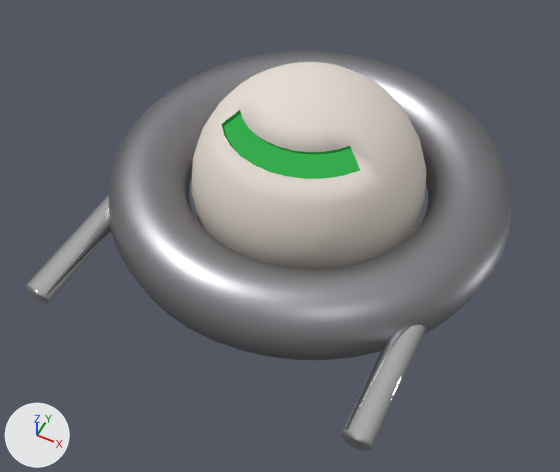
Two versions of the Blender file Capstone3D/Assets/Models/shipGun.blend, one commit apart.
One viewpoint serves both versions: a 50 mm lens placed at (0.349, -0.798, 0.871), pointed at (-0.009, -0.081, -0.025). Lighting does not change. The marker at lower left points along +X, +Y and +Z.

Before the edit, the objects in view are built like this:
```python
ob_cylinder = bpy.data.objects.new('Cylinder', me_cylinder)
ob_cylinder.parent = ob_torus
ob_cylinder.location = (1.3, -1.079, -0.0305)
ob_cylinder.rotation_euler = (1.571, 0.0, 0.0)  # degrees (90, 0, 0)
ob_cylinder.scale = (-0.111, -0.111, -0.934)
ob_cylinder_001 = bpy.data.objects.new('Cylinder.001', me_cylinder_001)
ob_cylinder_001.parent = ob_torus
ob_cylinder_001.location = (-1.36, -1.052, -0.0306)
ob_cylinder_001.rotation_euler = (1.571, 0.0, 0.0)  # degrees (90, 0, 0)
ob_cylinder_001.scale = (-0.111, -0.111, -0.934)
ob_sphere = bpy.data.objects.new('Sphere', me_sphere)
ob_sphere.location = (0.002, -0.006, 0.033)
ob_sphere.scale = (0.18, 0.18, 0.18)
ob_torus = bpy.data.objects.new('Torus', me_torus)
ob_torus.location = (0.001, -0.004, 0.023)
ob_torus.scale = (0.247, 0.247, 0.247)
```
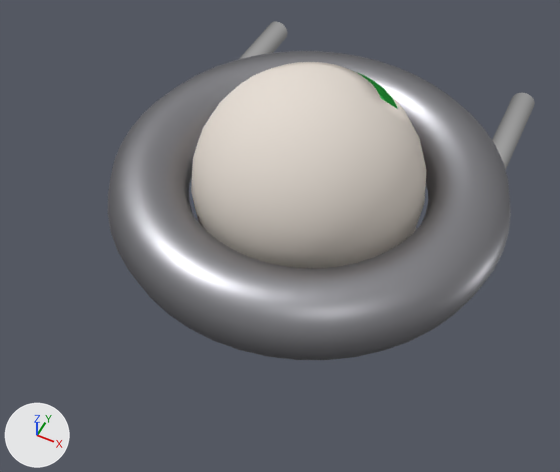
Where the change shows, as pixel boxes (x1, y1, x2, y2) in the pictures (560 x 472 px; the box of a moved part takes in the faces that stretch with it):
```json
{"object": "Torus", "change": "turned", "before": [108, 51, 511, 360], "after": [108, 51, 511, 360]}
{"object": "Cylinder", "change": "turned, moved, rescaled", "before": [341, 325, 426, 451], "after": [238, 21, 288, 60]}
{"object": "Cylinder.001", "change": "turned, moved, rescaled", "before": [25, 195, 111, 305], "after": [492, 93, 535, 170]}
{"part": 1, "of": "me_sphere", "change": "moved or reshaped", "before": [219, 62, 408, 201], "after": [219, 62, 408, 201]}
```

Scene script edits in JSON lines:
```json
{"block": "me_sphere", "where": "me_sphere.from_pydata(...)  # 504 vertices, 534 faces; spans x -1.0..1.0, y -1.0..1.0, z -1.0..1.0"}
{"block": "me_sphere", "where": "# used by ob_sphere; location = (0.002, -0.006, 0.033); scale = (0.18, 0.18, 0.18)"}
{"block": "me_sphere", "change": "me_sphere part 1: the whole mesh is turned -180 degrees about the z axis through its middle"}
{"op": "set", "path": "ob_torus.rotation_euler", "old": "(0.0, 0.0, 0.0)", "new": "(0.0, 0.0, 6.283)", "note": "degrees (0, 0, 0) -> degrees (0, 0, 360)"}
{"op": "set", "path": "ob_cylinder_001.matrix_parent_inverse", "old": "Matrix(((0.728, 0.0, 0.0, 0.0), (0.0, 0.728, 0.0, 0.0), (0.0, 0.0, 0.728, 0.0), (0.0, 0.0, 0.0, 1.0)))", "new": "Matrix(((4.048, 0.0, 0.0, -0.00545), (0.0, 4.048, 0.0, 0.0175), (0.0, 0.0, 4.048, -0.0921), (0.0, 0.0, 0.0, 1.0)))"}
{"op": "set", "path": "ob_cylinder_001.location", "old": "(-1.36, -1.052, -0.0306)", "new": "(0.246, 0.185, 0.0172)"}
{"op": "set", "path": "ob_cylinder_001.scale", "old": "(-0.111, -0.111, -0.934)", "new": "(-0.0199, -0.0199, -0.168)"}
{"op": "set", "path": "ob_cylinder.matrix_parent_inverse", "old": "Matrix(((0.728, 0.0, 0.0, 0.0), (0.0, 0.728, 0.0, 0.0), (0.0, 0.0, 0.728, 0.0), (0.0, 0.0, 0.0, 1.0)))", "new": "Matrix(((4.048, 0.0, 0.0, -0.00545), (0.0, 4.048, 0.0, 0.0175), (0.0, 0.0, 4.048, -0.0921), (0.0, 0.0, 0.0, 1.0)))"}
{"op": "set", "path": "ob_cylinder.location", "old": "(1.3, -1.079, -0.0305)", "new": "(-0.233, 0.19, 0.0173)"}
{"op": "set", "path": "ob_cylinder.rotation_euler", "old": "(1.571, 0.0, 0.0)", "new": "(1.571, 0.0, -3.142)", "note": "degrees (90, 0, 0) -> degrees (90, 0, -180)"}
{"op": "set", "path": "ob_cylinder.scale", "old": "(-0.111, -0.111, -0.934)", "new": "(-0.0199, -0.0199, -0.168)"}
```
